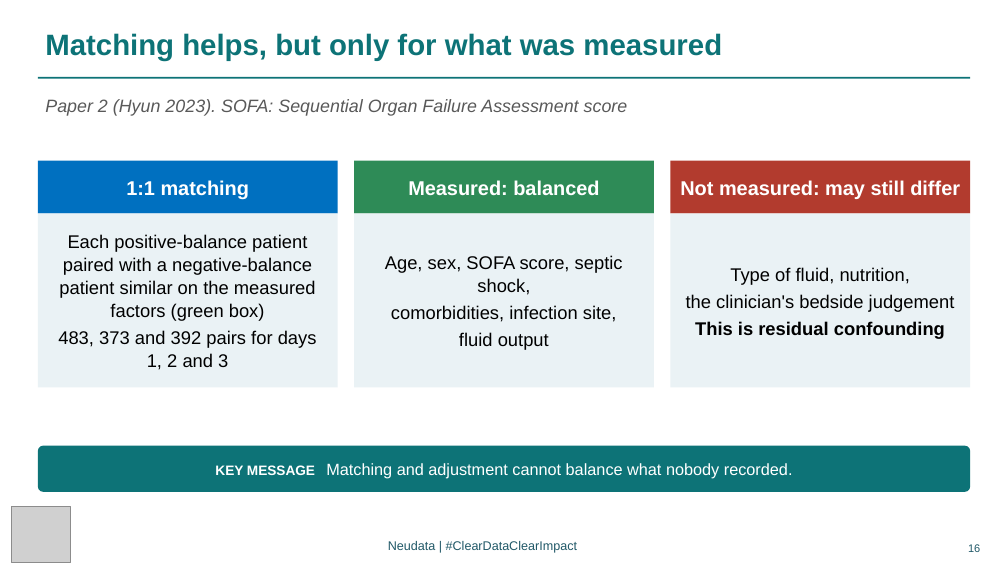
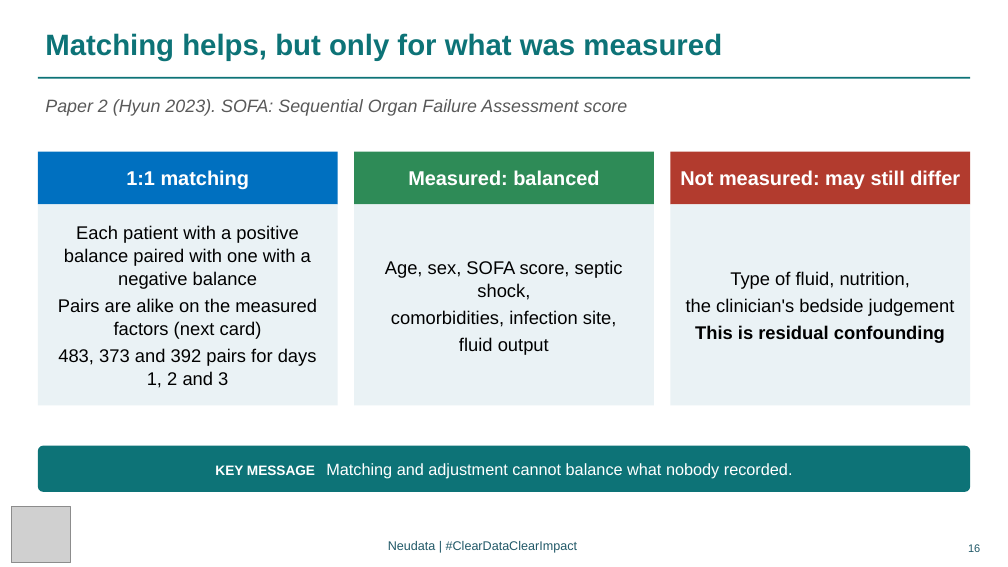
Before and after one commit to neu-data/FoundationsofClinicalResearch, a slide deck: slide 16 of en/files/slides/Session_4_EN.pptx. Drawn at 1008x567 pixels with LibreOffice and Linux fonts; fonts in the diff are those of the drawing; grey boxes stand for pictures. Boxes give left, top, right and bottom in pixels: in the first picture for what was removed or moved away, otherwise in the second. Text is boxed around its words. In the diff, an @@ line names an element or a change of style, - is before the commit and + after.

Commit message:
Rebuild site for course v3.15 (registry wording, Lectures 3 to 5 fixes)

```diff
--- a/en/files/slides/Session_4_EN.pptx
+++ b/en/files/slides/Session_4_EN.pptx
@@ 3 rectangles: place and size @@
-3 rectangles at (38, 160, 971, 213)
+3 rectangles at (38, 151, 971, 204)
@@ rectangle "Each patient with a positive ...": place and size @@
-rectangle "Each patient with a positive ..." at (38, 213, 338, 387)
+rectangle "Each patient with a positive ..." at (38, 204, 338, 405)
@@ rectangle "Age, sex, SOFA score, septic ...": place and size @@
-rectangle "Age, sex, SOFA score, septic ..." at (354, 213, 654, 387)
+rectangle "Age, sex, SOFA score, septic ..." at (354, 204, 654, 405)
@@ rectangle "Type of fluid, nutrition,": place and size @@
-rectangle "Type of fluid, nutrition," at (671, 213, 971, 387)
+rectangle "Type of fluid, nutrition," at (671, 204, 971, 405)
@@ text in rectangle at (58, 225, 317, 339): text changed @@
-Each positive-balance patient paired with a negative-balance patient similar on the measured factors (green box)
+Each patient with a positive balance paired with one with a negative balance
+Pairs are alike on the measured factors (next card)
```
Also in this commit, not shown: 4 other slides changed, 44 other files.
